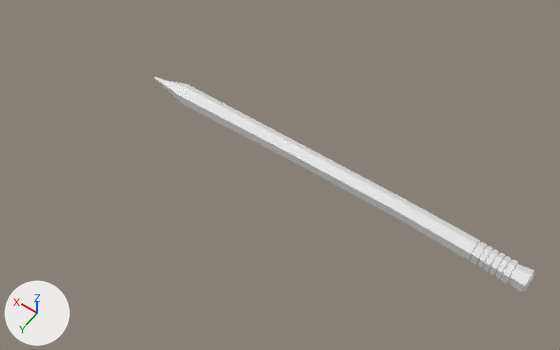
Before and after pictures for a commit that changed the FBX model Paper Soldier/Assets/Prefabs/Models/Paperpen.fbx.
Both versions are drawn from a 50 mm camera at (289.4, 44.5, 77.7) aimed at (325.4, -5.9, -1.5). Lighting does not change. The marker at lower left points along +X, +Y and +Z. Both versions are drawn at frame 1 of the action 'Take 001'; the numbers are the values there. Materials are left out; every surface is plain grey.

Before the edit, the objects in view are built like this:
```python
me_mesh = bpy.data.meshes.new('Mesh')
me_mesh.from_pydata(...)  # 182 vertices, 186 faces; spans x -2.3..2.3, y -2.2..2.2, z -35.9..35.9
me_mesh.materials.append(mat_material__28)
ob_pen = bpy.data.objects.new('Pen', me_mesh)
ob_pen.parent = ob_block_trap_spear_block
ob_pen.location = (-0.0000105, -8.663, 266.7)
ob_pen.scale = (0.649, 0.649, 0.793)
```
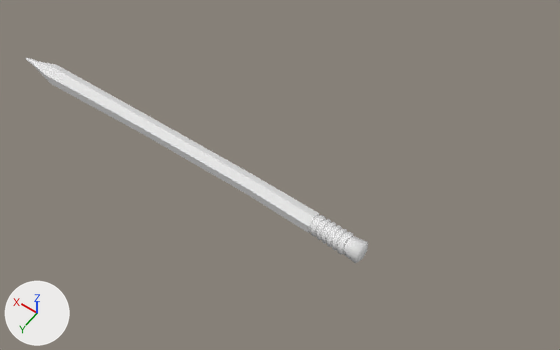
Where the change shows, as pixel boxes (x1, y1, x2, y2) in the pictures (560 x 350 px):
'Pen', reshaped, moved, rescaled (10% narrower)
    before: (154, 77, 535, 292)
    after: (26, 58, 368, 263)

Patch to the scene script:
```diff
--- a/Paper Soldier/Assets/Prefabs/Models/Paperpen.fbx.py
+++ b/Paper Soldier/Assets/Prefabs/Models/Paperpen.fbx.py
@@ me_mesh @@
 me_mesh.from_pydata(...)  # 182 vertices, 186 faces; spans x -2.3..2.3, y -2.2..2.2, z -35.9..35.9
 # used by ob_pen; parent = ob_block_trap_spear_block; location = (-0.0000105, -8.663, 266.7); scale = (0.649, 0.649, 0.793)
+# me_mesh part 1: the whole mesh is multiplied about its middle by the matrix ((0.0, 0.0, 0.793), (0.0, 0.649, 0.0), (-0.649, 0.0, 0.0))
@@ ob_pen @@
 ob_pen = bpy.data.objects.new('Pen', me_mesh)
-ob_pen.parent = ob_block_trap_spear_block
-ob_pen.location = (-0.0000105, -8.663, 266.7)
-ob_pen.scale = (0.649, 0.649, 0.793)
+ob_pen.location = (338.4, -1.21, 0.0)
```
